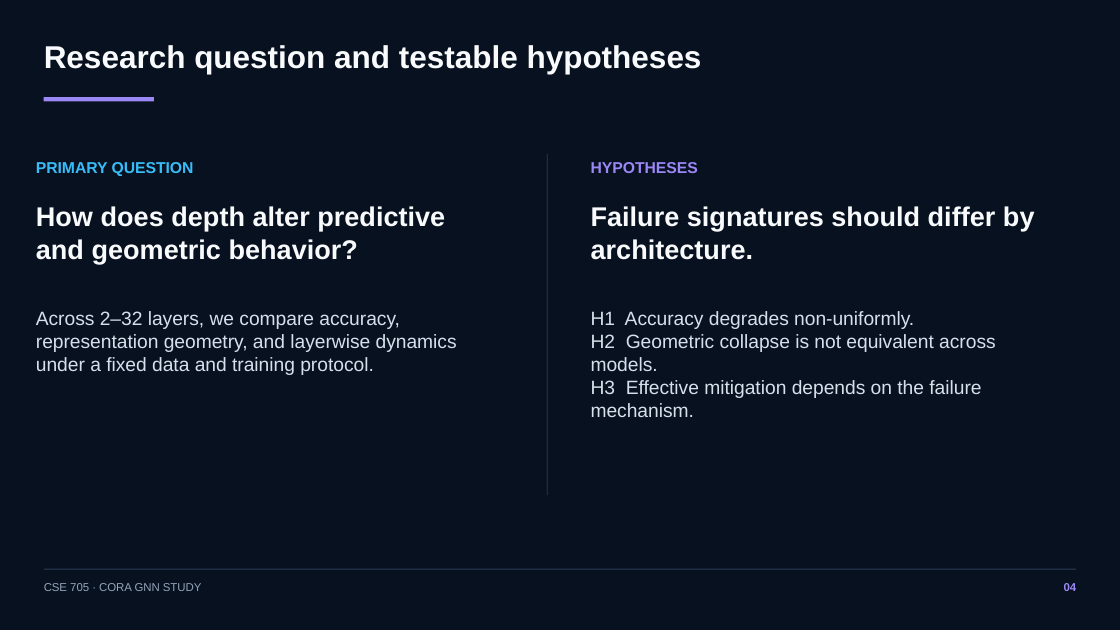
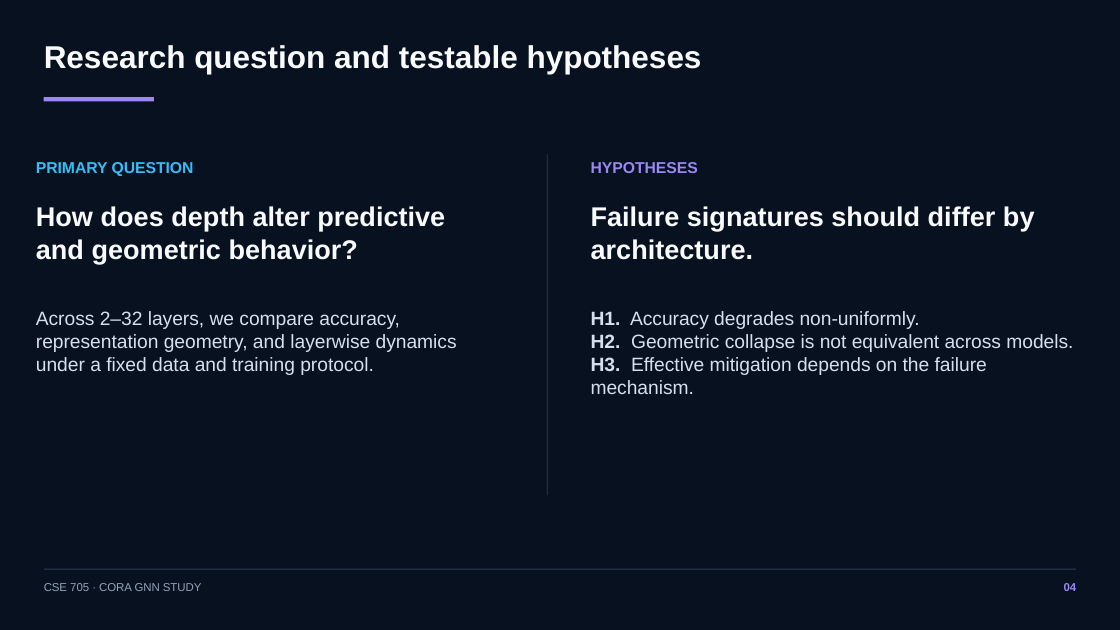
Before and after one commit to McKiaEdu/CSE705_GNN, a slide deck: slide 4 of report/CSE705_Cora_GNN.pptx. Drawn at 1120x630 pixels with LibreOffice and Linux fonts; fonts in the diff are those of the drawing. Boxes give left, top, right and bottom in pixels: in the first picture for what was removed or moved away, otherwise in the second. Text is boxed around its words. In the diff, an @@ line names an element or a change of style, - is before the commit and + after.

```diff
--- a/report/CSE705_Cora_GNN.pptx
+++ b/report/CSE705_Cora_GNN.pptx
@@ text at box(591, 311, 1073, 394): text changed @@
-H1 Accuracy degrades non-uniformly.
-H2 Geometric collapse is not equivalent across models.
-H3 Effective mitigation depends on the failure mechanism.
+H1. Accuracy degrades non-uniformly.
+H2. Geometric collapse is not equivalent across models.
+H3. Effective mitigation depends on the failure mechanism.
```
Also in this commit, not shown: 4 other slides changed.
